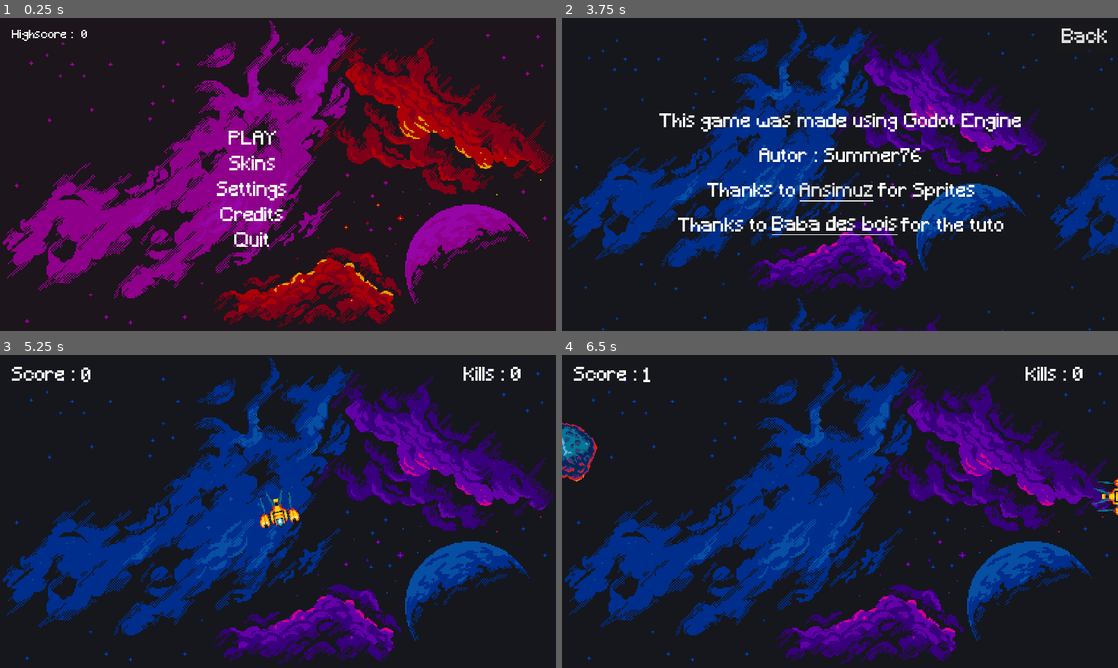
Above: before the commit, frames 1-4 (two rows, left to right).
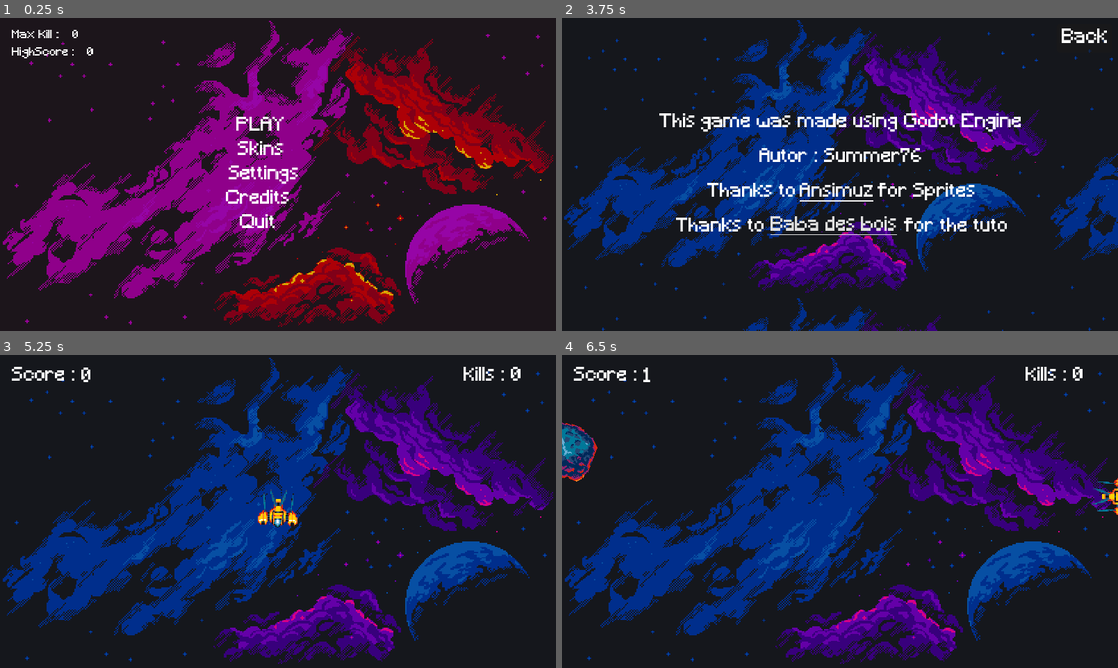
Above: after the commit, the same moments.

Repository: Summer0076/BetterAsteroids
Game: Godot game, scene res://Scenes/HUD/Start_Menu/Start_Menu.tscn
Same seed, same stepped clock (60 frames per second), same inputs: the game is played once before the commit and once after it.
Inputs (mouse positions are in pixels of both pictures, inside the frame that each line leads up to):
- Up to frame 1 (0.25 s): no input
- Up to frame 2 (3.75 s): click "Skins" at 0.5 s; click "Back" at 1.25 s; click "Settings" at 2 s; click "Back" at 2.75 s; click "Credits" at 3.5 s
- Up to frame 3 (5.25 s): click "Back" at 4.25 s; click "PLAY" at 5 s
- Up to frame 4 (6.5 s): move the mouse to (962, 495) at 5.77 s; hold D (Right) from 5.78 s (still down); tap Shift (Dash) at 5.85 s

The runs differ from the first frame. In frame 1, 2.2% of the frame differs, in the area x 2-54%, y 3-74%; in frame 2, 1.3%; in frame 3, 0.4%; in frame 4, less than 0.1%.

Commit message:
add Kill and High_score and finish game

Diff:
--- a/Data/savedata.gd
+++ b/Data/savedata.gd
@@ -1,6 +1,8 @@
 class_name SaveData extends Resource
 
 @export var high_score:int = 0
+@export var Kill:int = 0
+
 @export var Ship_Skin = "res://Textures/ship/ship_d/ship-d1.png"
 @export var Bullets_Skin = "Bullet_e"
 @export var Volume_Music:float = -14.4
--- a/Global.gd
+++ b/Global.gd
@@ -4,7 +4,7 @@
 
 var skin = "res://Textures/ship/ship_d/ship-d1.png"
 var projectile_skin = "Bullet_e"
-var high_score = 0
+var score = 0
 var Kill = 0
 
 var paused = false
@@ -32,7 +32,6 @@
 
 	resume_pressed.connect(reset_paused)
 
-
 func _process(_delta):
 	if Input.is_action_just_pressed("Pause") && pauseable == true:
 		game_paused.emit()
@@ -40,9 +39,14 @@
 	if Music_Volume != -14.4:
 		save_volume()
 
+func update_Kill_score():
+	if save_data.Kill < Kill:
+		save_data.Kill = Kill
+		save_data.save()
+
 func update_high_score():
-	if save_data.high_score < Kill:
-		save_data.high_score = Kill
+	if save_data.high_score < score:
+		save_data.high_score = score
 		save_data.save()
 
 func save_skins():
--- a/Scenes/Credits/Credits.tscn
+++ b/Scenes/Credits/Credits.tscn
@@ -1,7 +1,8 @@
-[gd_scene load_steps=3 format=3 uid="uid://dxrc06cmo66hr"]
+[gd_scene load_steps=4 format=3 uid="uid://dxrc06cmo66hr"]
 
 [ext_resource type="Script" path="res://Scenes/Credits/Credits.gd" id="1_1m13l"]
 [ext_resource type="Texture2D" uid="uid://jravdqkg0scf" path="res://Textures/Screen/backround.png" id="1_3sdww"]
+[ext_resource type="Theme" uid="uid://bmr2n05mc6trg" path="res://Data/Button_Theme.tres" id="3_ys6fc"]
 
 [node name="Credits" type="Control"]
 layout_mode = 3
@@ -31,6 +32,7 @@
 offset_bottom = 29.0
 grow_horizontal = 0
 pivot_offset = Vector2(24, 12)
+theme = ExtResource("3_ys6fc")
 text = "Back"
 
 [node name="GodotLabel" type="Label" parent="TextureRect"]
@@ -105,13 +107,13 @@
 grow_horizontal = 2
 grow_vertical = 2
 pivot_offset = Vector2(141, 8)
-text = "Thanks to                       for the tuto"
+text = "Thanks to                        for the tuto"
 
 [node name="LinkButton" type="LinkButton" parent="TextureRect/GodotLabel/AutorLabel/ThanksAnsimuzLabel/BabaLabel"]
 layout_mode = 0
-offset_left = 81.0
+offset_left = 82.0
 offset_top = -1.0
-offset_right = 190.0
+offset_right = 191.0
 offset_bottom = 39.0
 text = "Baba des bois"
 uri = "https://babadesbois.com/index.html"
--- a/Scenes/HUD/In_Game/In_Game.gd
+++ b/Scenes/HUD/In_Game/In_Game.gd
@@ -1,4 +1,5 @@
 extends Control
+
 var Score = 0
 @export var Kill : int = 0
 
@@ -16,5 +17,7 @@
 
 func _on_timer_timeout():
 	Score += 1
+	Global.score = Score
+
 func stop_score_timer():
 	$ScoreTimer.stop()
--- a/Scenes/HUD/Start_Menu/Start_Menu.gd
+++ b/Scenes/HUD/Start_Menu/Start_Menu.gd
@@ -1,9 +1,8 @@
 extends Node
 
-@onready var highscore_value = $Control/HighscoreLabel/HighscoreValue
-
 func _ready():
-	highscore_value.text = str(Global.save_data.high_score)
+	%KillValue.text = str(Global.save_data.Kill)
+	%HighScoreValue.text = str(Global.save_data.high_score)
 	Global.reset_paused()
 
 
--- a/Scenes/HUD/Start_Menu/Start_Menu.tscn
+++ b/Scenes/HUD/Start_Menu/Start_Menu.tscn
@@ -29,23 +29,57 @@
 grow_vertical = 2
 metadata/_edit_lock_ = true
 
-[node name="VBoxContainer" type="VBoxContainer" parent="Control"]
+[node name="KillLabel" type="Label" parent="Control"]
+layout_mode = 0
+offset_left = 10.0
+offset_top = 10.0
+offset_right = 65.0
+offset_bottom = 26.0
+theme_override_font_sizes/font_size = 10
+text = "Max Kill :"
+
+[node name="KillValue" type="Label" parent="Control/KillLabel"]
+unique_name_in_owner = true
+layout_mode = 0
+offset_left = 52.0
+offset_right = 92.0
+offset_bottom = 16.0
+theme_override_font_sizes/font_size = 10
+text = "0"
+
+[node name="HighScoreLabel" type="Label" parent="Control"]
+layout_mode = 0
+offset_left = 10.0
+offset_top = 25.0
+offset_right = 65.0
+offset_bottom = 41.0
+theme_override_font_sizes/font_size = 10
+text = "HighScore :"
+
+[node name="HighScoreValue" type="Label" parent="Control/HighScoreLabel"]
+unique_name_in_owner = true
+layout_mode = 0
+offset_left = 65.0
+offset_right = 105.0
+offset_bottom = 16.0
+theme_override_font_sizes/font_size = 10
+text = "0"
+
+[node name="VboxContainer" type="VBoxContainer" parent="Control"]
 layout_mode = 1
 anchors_preset = 8
 anchor_left = 0.5
 anchor_top = 0.5
 anchor_right = 0.5
 anchor_bottom = 0.5
-offset_left = -74.0
-offset_top = -15.0
-offset_right = 30.0
-offset_bottom = 43.0
+offset_left = -48.0
+offset_top = -48.0
+offset_right = 18.0
+offset_bottom = 48.0
 grow_horizontal = 2
 grow_vertical = 2
-theme_override_constants/separation = 5
-metadata/_edit_lock_ = true
 
-[node name="ButtonPlay" type="Button" parent="Control/VBoxContainer"]
+[node name="ButtonPlay" type="Button" parent="Control/VboxContainer"]
 texture_filter = 1
 layout_mode = 2
 theme = ExtResource("3_4uo84")
@@ -60,7 +94,7 @@
 theme_override_styles/focus = SubResource("StyleBoxEmpty_h8c2w")
 text = "PLAY"
 
-[node name="ButtonSkin" type="Button" parent="Control/VBoxContainer"]
+[node name="ButtonSkin" type="Button" parent="Control/VboxContainer"]
 layout_mode = 2
 theme = ExtResource("3_4uo84")
 theme_override_colors/font_color = Color(1, 1, 1, 1)
@@ -74,7 +108,22 @@
 theme_override_styles/focus = SubResource("StyleBoxEmpty_j0xs7")
 text = "Skins"
 
-[node name="ButtonSettings" type="Button" parent="Control/VBoxContainer"]
+[node name="ButtonSettings" type="Button" parent="Control/VboxContainer"]
+layout_mode = 2
+theme = ExtResource("3_4uo84")
+theme_override_colors/font_color = Color(1, 1, 1, 1)
+theme_override_colors/font_hover_color = Color(0.639216, 0.698039, 0.741176, 1)
+theme_override_colors/font_focus_color = Color(1, 1, 1, 1)
+theme_override_colors/font_disabled_color = Color(1, 1, 1, 1)
+theme_override_colors/font_outline_color = Color(1, 1, 1, 1)
+theme_override_font_sizes/font_size = 0
+theme_override_styles/normal = SubResource("StyleBoxEmpty_j0xs7")
+theme_override_styles/pressed = SubResource("StyleBoxEmpty_j0xs7")
+theme_override_styles/disabled = SubResource("StyleBoxEmpty_j0xs7")
+theme_override_styles/focus = SubResource("StyleBoxEmpty_j0xs7")
+text = " Settings"
+
+[node name="ButtonCredits" type="Button" parent="Control/VboxContainer"]
 layout_mode = 2
 theme = ExtResource("3_4uo84")
 theme_override_colors/font_color = Color(1, 1, 1, 1)
@@ -86,9 +135,9 @@
 theme_override_styles/pressed = SubResource("StyleBoxEmpty_j0xs7")
 theme_override_styles/disabled = SubResource("StyleBoxEmpty_j0xs7")
 theme_override_styles/focus = SubResource("StyleBoxEmpty_j0xs7")
-text = "Settings"
+text = "Credits "
 
-[node name="ButtonCredits" type="Button" parent="Control/VBoxContainer"]
+[node name="ButtonQuit" type="Button" parent="Control/VboxContainer"]
 layout_mode = 2
 theme = ExtResource("3_4uo84")
 theme_override_colors/font_color = Color(1, 1, 1, 1)
@@ -100,41 +149,10 @@
 theme_override_styles/pressed = SubResource("StyleBoxEmpty_j0xs7")
 theme_override_styles/disabled = SubResource("StyleBoxEmpty_j0xs7")
 theme_override_styles/focus = SubResource("StyleBoxEmpty_j0xs7")
-text = "Credits"
+text = "Quit "
 
-[node name="ButtonQuit" type="Button" parent="Control/VBoxContainer"]
-layout_mode = 2
-theme = ExtResource("3_4uo84")
-theme_override_colors/font_color = Color(1, 1, 1, 1)
-theme_override_colors/font_hover_color = Color(0.639216, 0.698039, 0.741176, 1)
-theme_override_colors/font_focus_color = Color(1, 1, 1, 1)
-theme_override_colors/font_disabled_color = Color(1, 1, 1, 1)
-theme_override_colors/font_outline_color = Color(1, 1, 1, 1)
-theme_override_styles/normal = SubResource("StyleBoxEmpty_j0xs7")
-theme_override_styles/pressed = SubResource("StyleBoxEmpty_j0xs7")
-theme_override_styles/disabled = SubResource("StyleBoxEmpty_j0xs7")
-theme_override_styles/focus = SubResource("StyleBoxEmpty_j0xs7")
-text = "Quit"
-
-[node name="HighscoreLabel" type="Label" parent="Control"]
-layout_mode = 0
-offset_left = 10.0
-offset_top = 10.0
-offset_right = 65.0
-offset_bottom = 26.0
-theme_override_font_sizes/font_size = 10
-text = "Highscore :"
-
-[node name="HighscoreValue" type="Label" parent="Control/HighscoreLabel"]
-layout_mode = 0
-offset_left = 60.0
-offset_right = 100.0
-offset_bottom = 16.0
-theme_override_font_sizes/font_size = 10
-text = "0"
-
-[connection signal="pressed" from="Control/VBoxContainer/ButtonPlay" to="." method="_on_button_play_pressed"]
-[connection signal="pressed" from="Control/VBoxContainer/ButtonSkin" to="." method="_on_button_skin_pressed"]
-[connection signal="pressed" from="Control/VBoxContainer/ButtonSettings" to="." method="_on_button_settings_pressed"]
-[connection signal="pressed" from="Control/VBoxContainer/ButtonCredits" to="." method="_on_button_credits_pressed"]
-[connection signal="pressed" from="Control/VBoxContainer/ButtonQuit" to="." method="_on_button_quit_pressed"]
+[connection signal="pressed" from="Control/VboxContainer/ButtonPlay" to="." method="_on_button_play_pressed"]
+[connection signal="pressed" from="Control/VboxContainer/ButtonSkin" to="." method="_on_button_skin_pressed"]
+[connection signal="pressed" from="Control/VboxContainer/ButtonSettings" to="." method="_on_button_settings_pressed"]
+[connection signal="pressed" from="Control/VboxContainer/ButtonCredits" to="." method="_on_button_credits_pressed"]
+[connection signal="pressed" from="Control/VboxContainer/ButtonQuit" to="." method="_on_button_quit_pressed"]
--- a/Scenes/Level/Level.gd
+++ b/Scenes/Level/Level.gd
@@ -82,6 +82,7 @@
 func _on_player_destroyed() -> void:
 	gameover.show()
 	in_game.stop_score_timer()
+	Global.update_Kill_score()
 	Global.update_high_score()
 
 func _on_menu_button_pressed() -> void:
--- a/Scenes/Level/Level.tscn
+++ b/Scenes/Level/Level.tscn
@@ -8,7 +8,7 @@
 [ext_resource type="Script" path="res://Scenes/Level/SpawnTimer.gd" id="6_x5pgc"]
 [ext_resource type="PackedScene" uid="uid://b10ayuw5xeyub" path="res://Scenes/HUD/In_Game/In_Game.tscn" id="7_6oodn"]
 [ext_resource type="PackedScene" uid="uid://b38pdekm3xh16" path="res://Scenes/HUD/Pause_Menu/Pause_Menu.tscn" id="8_x6s3t"]
-[ext_resource type="PackedScene" uid="uid://cu6nngbixjpn1" path="res://music.tscn" id="9_gdbam"]
+[ext_resource type="PackedScene" uid="uid://cu6nngbixjpn1" path="res://Scenes/Music/music.tscn" id="9_gdbam"]
 
 [sub_resource type="StyleBoxEmpty" id="StyleBoxEmpty_rq7ep"]
 
--- a/Scenes/Music/music.gd
+++ b/Scenes/Music/music.gd
@@ -1,4 +1,4 @@
 extends AudioStreamPlayer
 
-func _process(_delta):
+func _physics_process(delta):
 	volume_db = Global.Music_Volume
--- a/Scenes/Music/music.tscn
+++ b/Scenes/Music/music.tscn
@@ -1,10 +1,10 @@
 [gd_scene load_steps=3 format=3 uid="uid://cu6nngbixjpn1"]
 
 [ext_resource type="AudioStream" uid="uid://duk38b35pbgth" path="res://Textures/Music/Nesquence.mp3" id="1_bt8a6"]
-[ext_resource type="Script" path="res://music.gd" id="2_fy5nf"]
+[ext_resource type="Script" path="res://Scenes/Music/music.gd" id="2_qwn8i"]
 
 [node name="Music" type="AudioStreamPlayer"]
 stream = ExtResource("1_bt8a6")
 volume_db = -14.4
 autoplay = true
-script = ExtResource("2_fy5nf")
+script = ExtResource("2_qwn8i")
--- a/Scenes/Settings/Settings.tscn
+++ b/Scenes/Settings/Settings.tscn
@@ -2,7 +2,7 @@
 
 [ext_resource type="Script" path="res://Scenes/Settings/Settings.gd" id="1_vg6gg"]
 [ext_resource type="Texture2D" uid="uid://cfjc8efjb02df" path="res://Textures/Screen/Settings_Menu_part2_V2.png" id="2_p4w0i"]
-[ext_resource type="PackedScene" uid="uid://cu6nngbixjpn1" path="res://music.tscn" id="2_pqika"]
+[ext_resource type="PackedScene" uid="uid://cu6nngbixjpn1" path="res://Scenes/Music/music.tscn" id="2_pqika"]
 [ext_resource type="Theme" uid="uid://bmr2n05mc6trg" path="res://Data/Button_Theme.tres" id="3_cm1xs"]
 [ext_resource type="Texture2D" uid="uid://bpbwiaycl6my5" path="res://Textures/Screen/Settings_Menu_V3.png" id="3_pmx0c"]
 
@@ -161,6 +161,7 @@
 metadata/_edit_lock_ = true
 
 [node name="RightLabel" type="Label" parent="KeybindsBackgroud"]
+layout_mode = 0
 offset_left = 15.0
 offset_top = 15.0
 offset_right = 187.0
@@ -180,6 +181,7 @@
 metadata/_edit_lock_ = true
 
 [node name="LeftLabel" type="Label" parent="KeybindsBackgroud"]
+layout_mode = 0
 offset_left = 15.0
 offset_top = 45.0
 offset_right = 187.0
@@ -199,6 +201,7 @@
 metadata/_edit_lock_ = true
 
 [node name="UpLabel" type="Label" parent="KeybindsBackgroud"]
+layout_mode = 0
 offset_left = 15.0
 offset_top = 75.0
 offset_right = 187.0
@@ -218,6 +221,7 @@
 metadata/_edit_lock_ = true
 
 [node name="DownLabel" type="Label" parent="KeybindsBackgroud"]
+layout_mode = 0
 offset_left = 15.0
 offset_top = 105.0
 offset_right = 187.0
@@ -237,6 +241,7 @@
 metadata/_edit_lock_ = true
 
 [node name="ShootLabel" type="Label" parent="KeybindsBackgroud"]
+layout_mode = 0
 offset_left = 15.0
 offset_top = 135.0
 offset_right = 187.0
@@ -255,6 +260,7 @@
 metadata/_edit_lock_ = true
 
 [node name="ImpulseLabel" type="Label" parent="KeybindsBackgroud"]
+layout_mode = 0
 offset_left = 15.0
 offset_top = 165.0
 offset_right = 187.0
Binary file removed: Textures/Screen/Settings_Menu.png
Binary file removed: Textures/Screen/Settings_Menu_V2.png
Binary file removed: Textures/Screen/Skin_Menu.png
Binary file removed: Textures/Screen/Skin_Menu_V2.png
Binary file removed: Textures/Screen/backround_V3.png
Binary file removed: Textures/Screen/start-screen.png
Not shown, removed: Textures/Screen/Settings_Menu.pdn
Not shown, removed: Textures/Screen/Skin_Menu_V2.pdn
Not shown, removed: Textures/Screen/Skin_Menu_V3.pdn
